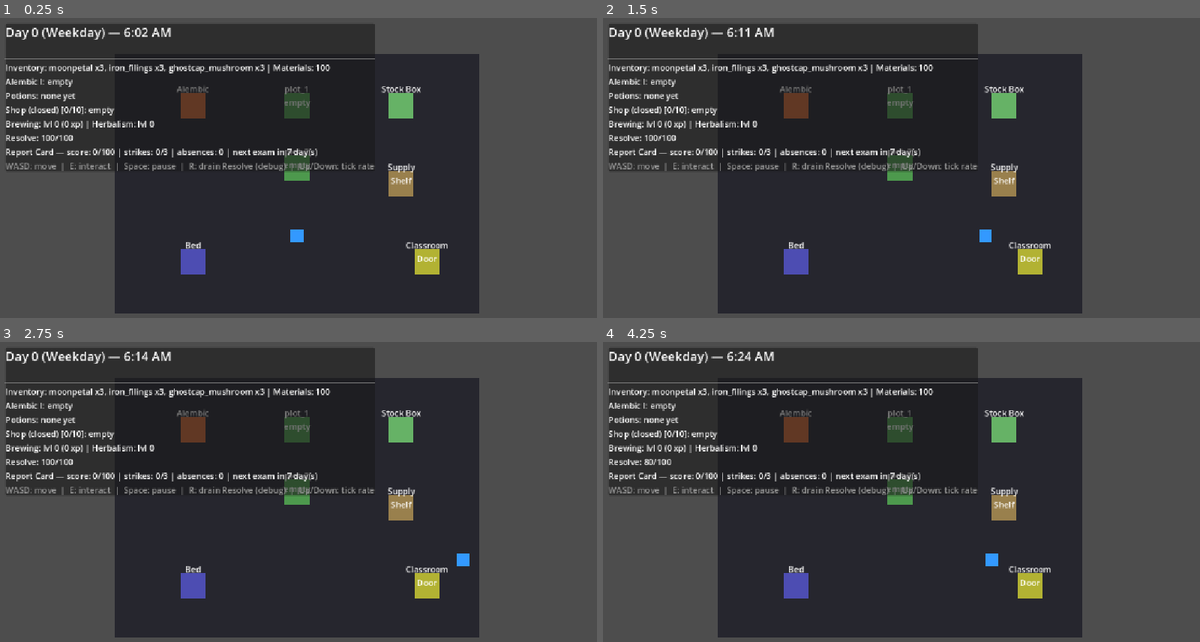
Above: before the commit, frames 1-4 (two rows, left to right).
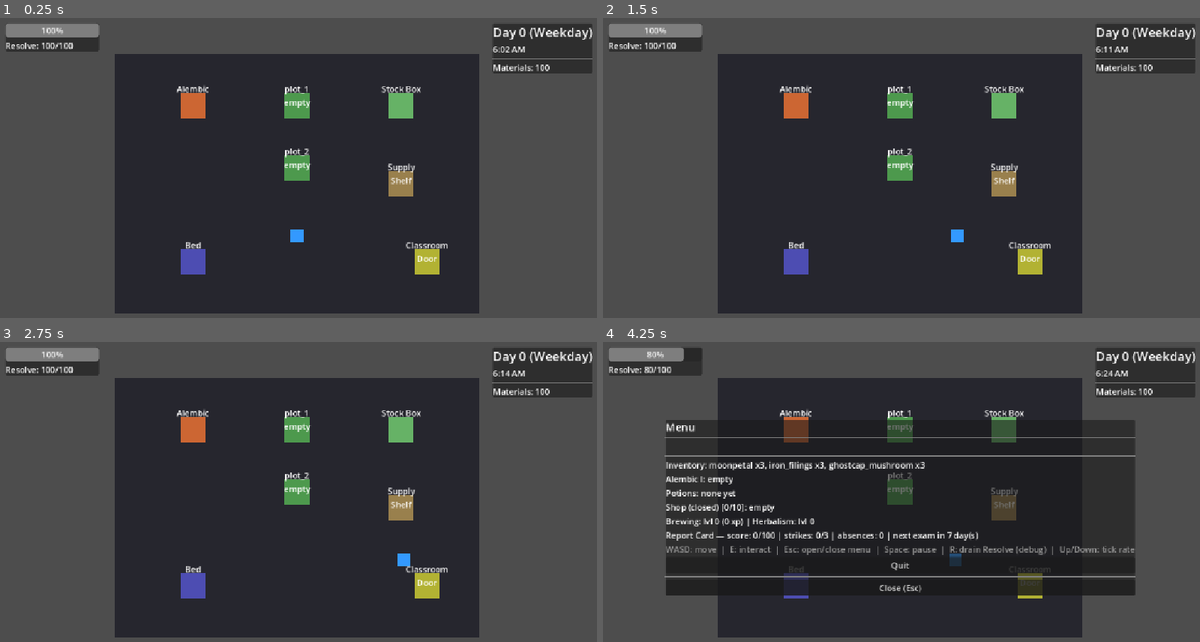
Above: after the commit, the same moments.

Repository: lilyseabrooke/vial-story
Game: Godot game, scene res://scenes/Main.tscn
The game is run twice, just before and just after one commit, with the same random seed, the same clock (stepped at 60 frames per second) and the same inputs.
Inputs:
- Up to frame 1 (0.25 s): no input
- Up to frame 2 (1.5 s): tap Enter at 0.5 s; hold D 0.53-1.28 s; tap E at 0.6 s; tap Space at 0.77, 0.8, 1.07, 1.35 s; hold Down from 1.28 s (still down)
- Up to frame 3 (2.75 s): tap Space at 1.52, 1.82, 2, 2.3 s; tap E at 1.55, 2.1 s; release Down at 2.03 s; hold D from 2.03 s (still down)
- Up to frame 4 (4.25 s): release D at 2.78 s; hold Up 2.78-3.53 s; tap R at 2.85 s; tap Space at 3.02, 3.32, 3.77, 3.8, 4.07 s; tap E at 3.05, 3.6 s; tap Enter at 3.5 s; hold A from 3.53 s (still down); tap Escape at 4.15 s

The runs differ from the first frame. In frame 1, 17% of the frame differs, in the area x 0-100%, y 2-52%; in frame 2, 17%; in frame 3, 17%; in frame 4, 27%, in the area x 0-100%, y 2-85%.

Commit message:
Add generalized MenuScene shell and overhaul HUD into meters + Escape menu
Introduces MenuScene as reusable modal chrome (title, close button, pause
wiring) for brew/supply popups, with player.gd freezing movement off
Clock.is_paused. Reworks the HUD so only a Resolve meter, Day/time
calendar, and Materials count stay always-visible; everything else
(log, station/potions/shop/skills/report-card status, controls hint)
now lives in a Menu opened via Escape, alongside a Quit button.

Co-Authored-By: Claude Sonnet 5 <noreply@anthropic.com>

Diff:
--- a/scenes/Main.tscn
+++ b/scenes/Main.tscn
@@ -1,6 +1,6 @@
-[gd_scene load_steps=2 format=3]
+[gd_scene format=3 uid="uid://ctkektngk0jow"]
 
-[ext_resource type="Script" path="res://scripts/main.gd" id="1"]
+[ext_resource type="Script" uid="uid://cbxsi7utwlns4" path="res://scripts/main.gd" id="1"]
 
 [node name="Main" type="Node2D" unique_id=386120378]
 script = ExtResource("1")
--- a/scripts/main.gd
+++ b/scripts/main.gd
@@ -31,19 +31,24 @@
 const PLAYER_SCENE := preload("res://scenes/Player.tscn")
 const INTERACTABLE_SCENE := preload("res://scenes/Interactable.tscn")
 
-var _clock_label: Label
+var _calendar_label: Label
+var _time_label: Label
+var _materials_label: Label
+var _resolve_bar: ProgressBar
+var _resolve_label: Label
 var _log_label: Label
-var _inventory_label: Label
+var _ingredients_label: Label
 var _station_label: Label
 var _potions_label: Label
 var _shop_label: Label
 var _skills_label: Label
-var _resolve_label: Label
 var _report_card_label: Label
 var _game_over_label: Label
 var _prompt_label: Label
 var _brew_panel: VBoxContainer
 var _supply_panel: VBoxContainer
+var _game_menu_content: VBoxContainer
+var _menu_scene: MenuScene
 
 var _recipes: Array[RecipeDef] = []
 var _ingredients: Array[IngredientDef] = []
@@ -90,12 +95,13 @@
 	Academy.game_over.connect(_on_game_over)
 
 	_update_clock_label()
-	_update_inventory_label()
+	_update_ingredients_label()
+	_update_materials_label()
 	_update_station_label()
 	_update_potions_label()
 	_update_shop_label()
 	_update_skills_label()
-	_update_resolve_label()
+	_update_resolve_meter()
 	_update_report_card_label()
 
 
@@ -200,64 +206,100 @@
 	var hud := CanvasLayer.new()
 	add_child(hud)
 
-	var panel := PanelContainer.new()
-	panel.position = Vector2(16, 16)
-	hud.add_child(panel)
-
-	var vbox := VBoxContainer.new()
-	panel.add_child(vbox)
-
-	_clock_label = Label.new()
-	_clock_label.add_theme_font_size_override("font_size", 24)
-	vbox.add_child(_clock_label)
-
-	_log_label = Label.new()
-	_log_label.modulate = Color(0.8, 0.8, 0.8)
-	vbox.add_child(_log_label)
-
-	vbox.add_child(HSeparator.new())
-
-	_inventory_label = Label.new()
-	vbox.add_child(_inventory_label)
-
-	_station_label = Label.new()
-	vbox.add_child(_station_label)
-
-	_potions_label = Label.new()
-	vbox.add_child(_potions_label)
-
-	_shop_label = Label.new()
-	vbox.add_child(_shop_label)
-
-	_skills_label = Label.new()
-	vbox.add_child(_skills_label)
+	# Resolve meter — top-left.
+	var resolve_panel := PanelContainer.new()
+	resolve_panel.position = Vector2(16, 16)
+	hud.add_child(resolve_panel)
+
+	var resolve_vbox := VBoxContainer.new()
+	resolve_panel.add_child(resolve_vbox)
+
+	_resolve_bar = ProgressBar.new()
+	_resolve_bar.custom_minimum_size = Vector2(180, 20)
+	_resolve_bar.min_value = 0
+	resolve_vbox.add_child(_resolve_bar)
 
 	_resolve_label = Label.new()
-	vbox.add_child(_resolve_label)
-
-	_report_card_label = Label.new()
-	vbox.add_child(_report_card_label)
-
+	resolve_vbox.add_child(_resolve_label)
+
+	# Calendar + Materials — top-right.
+	var calendar_panel := PanelContainer.new()
+	calendar_panel.set_anchors_preset(Control.PRESET_TOP_RIGHT)
+	calendar_panel.position = Vector2(-200, 16)
+	hud.add_child(calendar_panel)
+
+	var calendar_vbox := VBoxContainer.new()
+	calendar_panel.add_child(calendar_vbox)
+
+	_calendar_label = Label.new()
+	_calendar_label.add_theme_font_size_override("font_size", 24)
+	calendar_vbox.add_child(_calendar_label)
+
+	_time_label = Label.new()
+	calendar_vbox.add_child(_time_label)
+
+	calendar_vbox.add_child(HSeparator.new())
+
+	_materials_label = Label.new()
+	calendar_vbox.add_child(_materials_label)
+
+	# Game Over — stays directly on screen (terminal state), not in the menu.
 	_game_over_label = Label.new()
 	_game_over_label.add_theme_font_size_override("font_size", 24)
 	_game_over_label.modulate = Color(1.0, 0.3, 0.3)
 	_game_over_label.visible = false
-	vbox.add_child(_game_over_label)
-
-	var hint := Label.new()
-	hint.text = "WASD: move  |  E: interact  |  Space: pause  |  R: drain Resolve (debug)  |  Up/Down: tick rate"
-	hint.modulate = Color(0.6, 0.6, 0.6)
-	vbox.add_child(hint)
+	_game_over_label.set_anchors_preset(Control.PRESET_CENTER_TOP)
+	_game_over_label.position = Vector2(-250, 16)
+	_game_over_label.custom_minimum_size = Vector2(500, 0)
+	_game_over_label.horizontal_alignment = HORIZONTAL_ALIGNMENT_CENTER
+	hud.add_child(_game_over_label)
 
 	_prompt_label = Label.new()
 	_prompt_label.add_theme_font_size_override("font_size", 20)
-	panel.add_sibling(_prompt_label)
 	_prompt_label.set_anchors_preset(Control.PRESET_CENTER_BOTTOM)
 	_prompt_label.position = Vector2(-150, -60)
 	_prompt_label.custom_minimum_size = Vector2(300, 0)
 	_prompt_label.horizontal_alignment = HORIZONTAL_ALIGNMENT_CENTER
-
-	_brew_panel = _build_context_panel(hud)
+	hud.add_child(_prompt_label)
+
+	# Everything else lives in the Escape menu instead of the HUD.
+	_game_menu_content = VBoxContainer.new()
+
+	_log_label = Label.new()
+	_log_label.modulate = Color(0.8, 0.8, 0.8)
+	_game_menu_content.add_child(_log_label)
+
+	_game_menu_content.add_child(HSeparator.new())
+
+	_ingredients_label = Label.new()
+	_game_menu_content.add_child(_ingredients_label)
+
+	_station_label = Label.new()
+	_game_menu_content.add_child(_station_label)
+
+	_potions_label = Label.new()
+	_game_menu_content.add_child(_potions_label)
+
+	_shop_label = Label.new()
+	_game_menu_content.add_child(_shop_label)
+
+	_skills_label = Label.new()
+	_game_menu_content.add_child(_skills_label)
+
+	_report_card_label = Label.new()
+	_game_menu_content.add_child(_report_card_label)
+
+	var hint := Label.new()
+	hint.text = "WASD: move  |  E: interact  |  Esc: open/close menu  |  Space: pause  |  R: drain Resolve (debug)  |  Up/Down: tick rate"
+	hint.modulate = Color(0.6, 0.6, 0.6)
+	_game_menu_content.add_child(hint)
+
+	var quit_button := Button.new()
+	quit_button.text = "Quit"
+	quit_button.pressed.connect(func() -> void: get_tree().quit())
+	_game_menu_content.add_child(quit_button)
+
+	_brew_panel = VBoxContainer.new()
 	for recipe in _recipes:
 		var button := Button.new()
 		button.text = "Brew: %s" % recipe.display_name
@@ -268,7 +310,7 @@
 	collect_button.pressed.connect(_on_collect_button_pressed)
 	_brew_panel.add_child(collect_button)
 
-	_supply_panel = _build_context_panel(hud)
+	_supply_panel = VBoxContainer.new()
 	for ingredient in _ingredients:
 		var ingredient_button := Button.new()
 		ingredient_button.text = "Buy %s (%d)" % [ingredient.display_name, ingredient.buy_price]
@@ -286,17 +328,8 @@
 		_upgrade_buttons[upgrade.id] = upgrade_button
 		_supply_panel.add_child(upgrade_button)
 
-
-func _build_context_panel(hud: CanvasLayer) -> VBoxContainer:
-	var context_panel := PanelContainer.new()
-	context_panel.set_anchors_preset(Control.PRESET_CENTER_RIGHT)
-	context_panel.position = Vector2(-320, -150)
-	context_panel.visible = false
-	hud.add_child(context_panel)
-
-	var vbox := VBoxContainer.new()
-	context_panel.add_child(vbox)
-	return vbox
+	_menu_scene = MenuScene.new()
+	add_child(_menu_scene)
 
 
 func _unhandled_input(event: InputEvent) -> void:
@@ -304,7 +337,13 @@
 		return
 	match event.keycode:
 		KEY_SPACE:
-			Clock.is_paused = not Clock.is_paused
+			if not _menu_scene.is_open():
+				Clock.is_paused = not Clock.is_paused
+		KEY_ESCAPE:
+			if _menu_scene.is_open():
+				_menu_scene.close()
+			else:
+				_menu_scene.open(_game_menu_content, "Menu")
 		KEY_E:
 			_on_interact_pressed()
 		KEY_R:
@@ -320,11 +359,9 @@
 		return
 	match _current_interactable.interactable_type:
 		Interactable.Type.BREW_STATION:
-			_brew_panel.get_parent().visible = not _brew_panel.get_parent().visible
-			_supply_panel.get_parent().visible = false
+			_toggle_menu(_brew_panel, "Brewing")
 		Interactable.Type.SUPPLY_SHELF:
-			_supply_panel.get_parent().visible = not _supply_panel.get_parent().visible
-			_brew_panel.get_parent().visible = false
+			_toggle_menu(_supply_panel, "Supplies")
 		Interactable.Type.STOCK_BOX:
 			_on_stock_button_pressed()
 		Interactable.Type.BED:
@@ -333,6 +370,13 @@
 			_attend_class()
 		Interactable.Type.GROW_PLOT:
 			_interact_grow_plot(_current_interactable.target_id)
+
+
+func _toggle_menu(content: Control, title: String) -> void:
+	if _menu_scene.has_content(content) and _menu_scene.is_open():
+		_menu_scene.close()
+	else:
+		_menu_scene.open(content, title)
 
 
 func _interact_grow_plot(plot_id: String) -> void:
@@ -348,11 +392,10 @@
 
 func _on_player_entered_interactable(interactable: Interactable) -> void:
 	if _current_interactable != interactable:
-		# Entering a different interactable always resets any panel left open
+		# Entering a different interactable always resets any menu left open
 		# by the previous one — exit/enter signal order isn't guaranteed when
 		# both fire on the same physics step (e.g. a large instantaneous move).
-		_brew_panel.get_parent().visible = false
-		_supply_panel.get_parent().visible = false
+		_menu_scene.close()
 	_current_interactable = interactable
 	_prompt_label.text = "Press E: %s" % interactable.prompt_text
 
@@ -362,8 +405,7 @@
 		return
 	_current_interactable = null
 	_prompt_label.text = ""
-	_brew_panel.get_parent().visible = false
-	_supply_panel.get_parent().visible = false
+	_menu_scene.close()
 
 
 func _on_brew_button_pressed(recipe: RecipeDef) -> void:
@@ -473,14 +515,14 @@
 
 
 func _on_resolve_changed(_current: int, _max_resolve: int) -> void:
-	_update_resolve_label()
+	_update_resolve_meter()
 
 
 func _on_strained_changed(is_strained: bool) -> void:
 	if is_strained:
 		_log_label.text = "Resolve is strained — all skill bonuses are halved."
 	print("Strained: %s" % is_strained)
-	_update_resolve_label()
+	_update_resolve_meter()
 
 
 func _on_plot_added(plot_id: String) -> void:
@@ -501,7 +543,7 @@
 func _on_harvested(plot_id: String, ingredient_id: String, quantity: int) -> void:
 	_log_label.text = "Harvested %d %s from %s!" % [quantity, ingredient_id, plot_id]
 	print("Harvested %d %s from %s." % [quantity, ingredient_id, plot_id])
-	_update_inventory_label()
+	_update_ingredients_label()
 	_update_skills_label()
 	_update_plot_label(plot_id)
 
@@ -530,11 +572,11 @@
 
 
 func _on_inventory_changed(_ingredient_id: String, _quantity: int) -> void:
-	_update_inventory_label()
+	_update_ingredients_label()
 
 
 func _on_materials_changed(_amount: int) -> void:
-	_update_inventory_label()
+	_update_materials_label()
 
 
 func _on_upgrade_purchased(upgrade_id: String) -> void:
@@ -552,25 +594,28 @@
 func _on_potion_sold(potion_id: String, price: int) -> void:
 	_log_label.text = "Sold %s for %d Materials!" % [potion_id, price]
 	print("Sold %s for %d Materials." % [potion_id, price])
-	_update_inventory_label()
+	_update_materials_label()
 	_update_shop_label()
 
 
 func _update_clock_label() -> void:
 	var day_type_name: String = DAY_TYPE_NAMES[Clock.day_type()]
-	_clock_label.text = "Day %d (%s) — %s%s" % [
-		Clock.day_number,
-		day_type_name,
+	_calendar_label.text = "Day %d (%s)" % [Clock.day_number, day_type_name]
+	_time_label.text = "%s%s" % [
 		Clock.get_clock_string(),
 		" [PAUSED]" if Clock.is_paused else "",
 	]
 
 
-func _update_inventory_label() -> void:
+func _update_ingredients_label() -> void:
 	var parts: Array[String] = []
 	for id in STARTING_INGREDIENTS:
 		parts.append("%s x%d" % [id, Inventory.ingredient_count(id)])
-	_inventory_label.text = "Inventory: %s | Materials: %d" % [", ".join(parts), Inventory.materials]
+	_ingredients_label.text = "Inventory: %s" % ", ".join(parts)
+
+
+func _update_materials_label() -> void:
+	_materials_label.text = "Materials: %d" % Inventory.materials
 
 
 func _update_station_label() -> void:
@@ -610,7 +655,9 @@
 	]
 
 
-func _update_resolve_label() -> void:
+func _update_resolve_meter() -> void:
+	_resolve_bar.max_value = Resolve.max_resolve
+	_resolve_bar.value = Resolve.current
 	var strained_suffix := " [STRAINED]" if Resolve.is_strained() else ""
 	_resolve_label.text = "Resolve: %d/%d%s" % [Resolve.current, Resolve.max_resolve, strained_suffix]
 
--- /dev/null
+++ b/scripts/menu_scene.gd
@@ -0,0 +1,78 @@
+class_name MenuScene
+extends CanvasLayer
+## Generalized modal menu shell. See docs/design/systems.md, system 1 —
+## `Clock.is_paused` is spec'd to be true "during menus/dialogue/minigames";
+## this is what actually sets that flag. Callers hand in their own bespoke
+## content Control (built the same way the HUD panels already are) and this
+## just owns the shared chrome (title, close button, pause on open/close).
+
+signal opened
+signal closed
+
+var _panel: PanelContainer
+var _title_label: Label
+var _body: VBoxContainer
+var _current_content: Control = null
+
+
+func _ready() -> void:
+	layer = 10
+
+	_panel = PanelContainer.new()
+	_panel.set_anchors_preset(Control.PRESET_CENTER)
+	_panel.grow_horizontal = Control.GROW_DIRECTION_BOTH
+	_panel.grow_vertical = Control.GROW_DIRECTION_BOTH
+	_panel.visible = false
+	add_child(_panel)
+
+	var vbox := VBoxContainer.new()
+	_panel.add_child(vbox)
+
+	_title_label = Label.new()
+	_title_label.add_theme_font_size_override("font_size", 20)
+	vbox.add_child(_title_label)
+
+	vbox.add_child(HSeparator.new())
+
+	_body = VBoxContainer.new()
+	vbox.add_child(_body)
+
+	vbox.add_child(HSeparator.new())
+
+	var close_button := Button.new()
+	close_button.text = "Close (Esc)"
+	close_button.pressed.connect(close)
+	vbox.add_child(close_button)
+
+
+func open(content: Control, title: String) -> void:
+	if _current_content == content and _panel.visible:
+		return
+	if _current_content != null:
+		_body.remove_child(_current_content)
+	_current_content = content
+	_body.add_child(content)
+	content.visible = true
+	_title_label.text = title
+	_panel.visible = true
+	Clock.is_paused = true
+	opened.emit()
+
+
+func close() -> void:
+	if not _panel.visible:
+		return
+	if _current_content != null:
+		_body.remove_child(_current_content)
+		_current_content = null
+	_panel.visible = false
+	Clock.is_paused = false
+	closed.emit()
+
+
+func is_open() -> bool:
+	return _panel.visible
+
+
+func has_content(content: Control) -> bool:
+	return _current_content == content
--- a/scripts/player.gd
+++ b/scripts/player.gd
@@ -5,6 +5,10 @@
 
 
 func _physics_process(_delta: float) -> void:
+	if Clock.is_paused:
+		velocity = Vector2.ZERO
+		return
+
 	var input_vector := Vector2.ZERO
 	if Input.is_key_pressed(KEY_A):
 		input_vector.x -= 1
Not shown, added: scripts/menu_scene.gd.uid
Not shown, changed: CLAUDE.md
